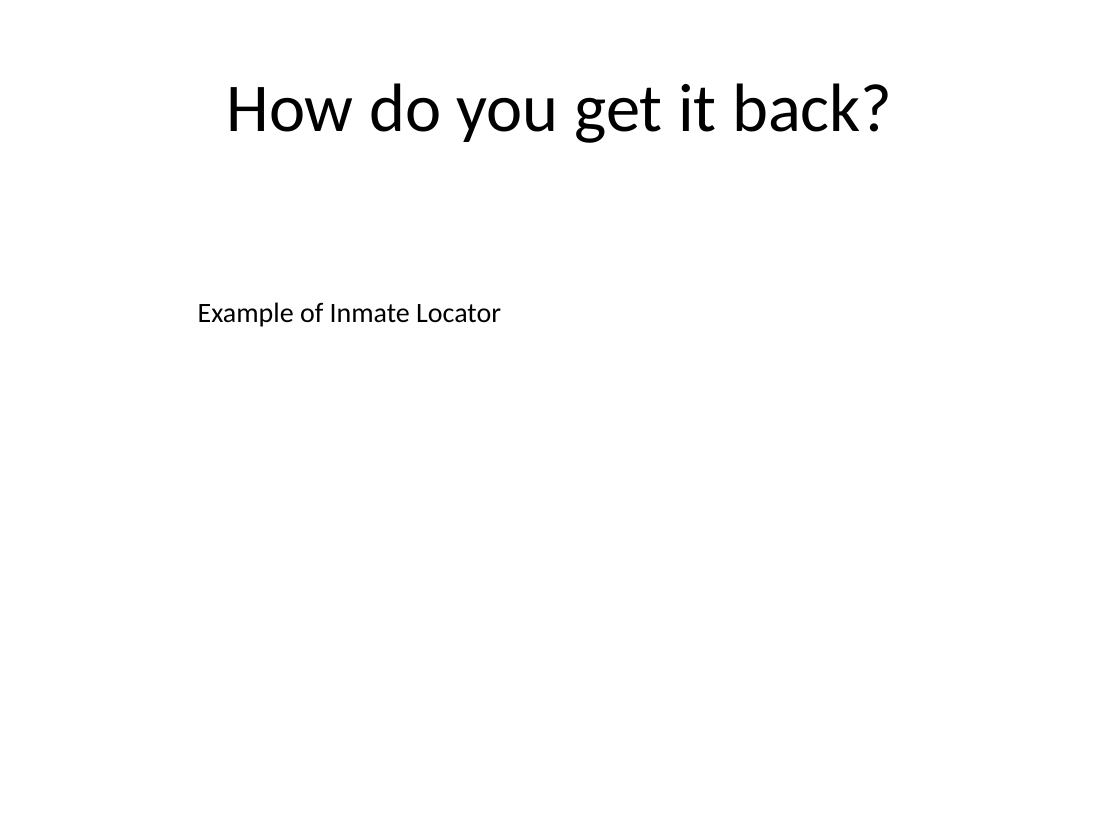
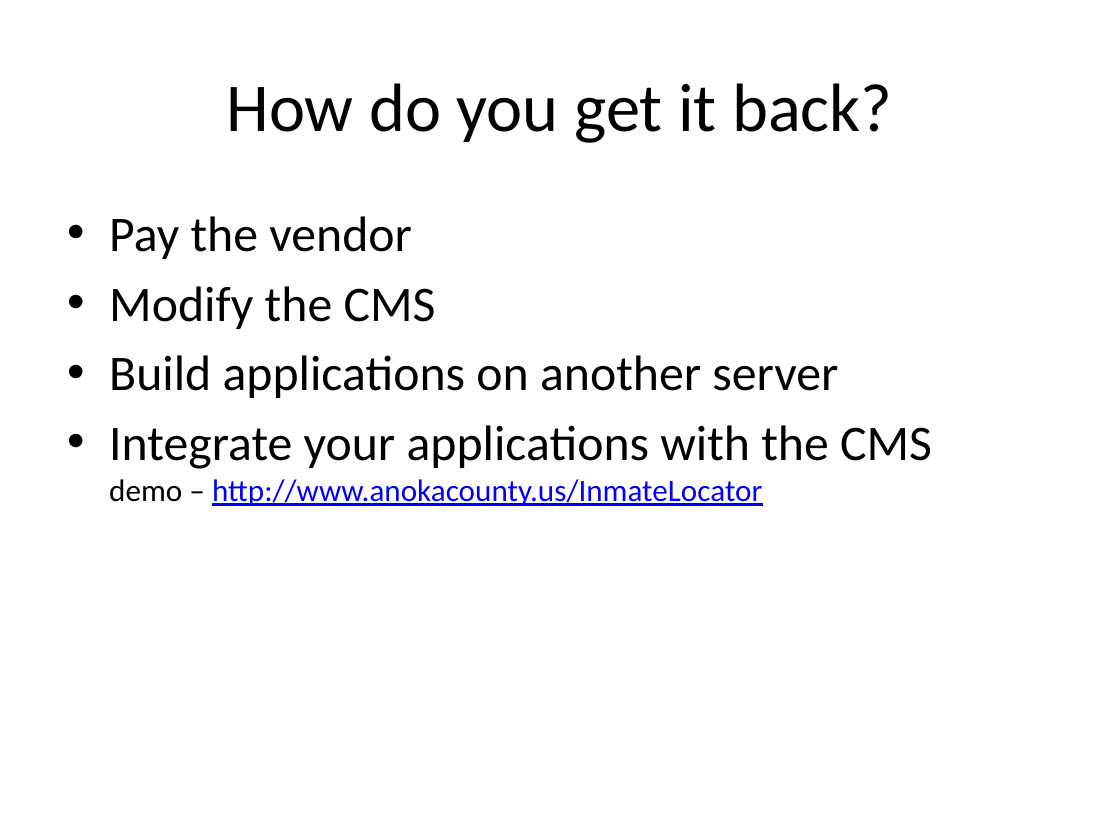
Before and after one commit to paul-burtness/webdevmojo, a slide deck: slide 6 of webdevmojo.pptx (slide 4 before the commit). Drawn at 1120x840 pixels with LibreOffice and Linux fonts; fonts in the diff are those of the drawing. Boxes give left, top, right and bottom in pixels: in the first picture for what was removed or moved away, otherwise in the second. Text is boxed around its words. In the diff, an @@ line names an element or a change of style, - is before the commit and + after.

Commit message:
Added demo references, sample code files

```diff
--- a/webdevmojo.pptx
+++ b/webdevmojo.pptx
@@ text added at <box>109,216,932,506</box>, 32 pt, text #000000 @@
+• Pay the vendor
+• Modify the CMS
+• Build applications on another server
+• Integrate your applications with the CMS
+  demo – http://www.anokacounty.us/InmateLocator
@@ text removed at <box>198,302,501,327</box> @@
-Example of Inmate Locator
```
Also in this commit, not shown: 11 other slides changed, 6 slides added, 2 slides removed, 2 other files.
